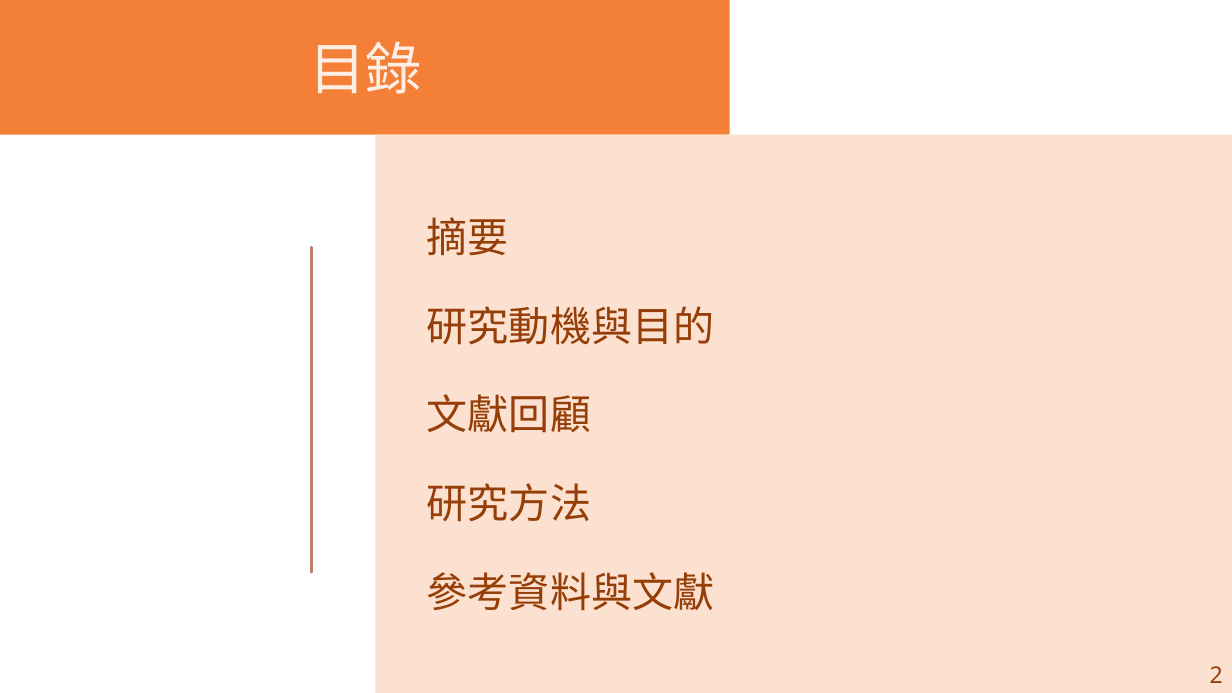
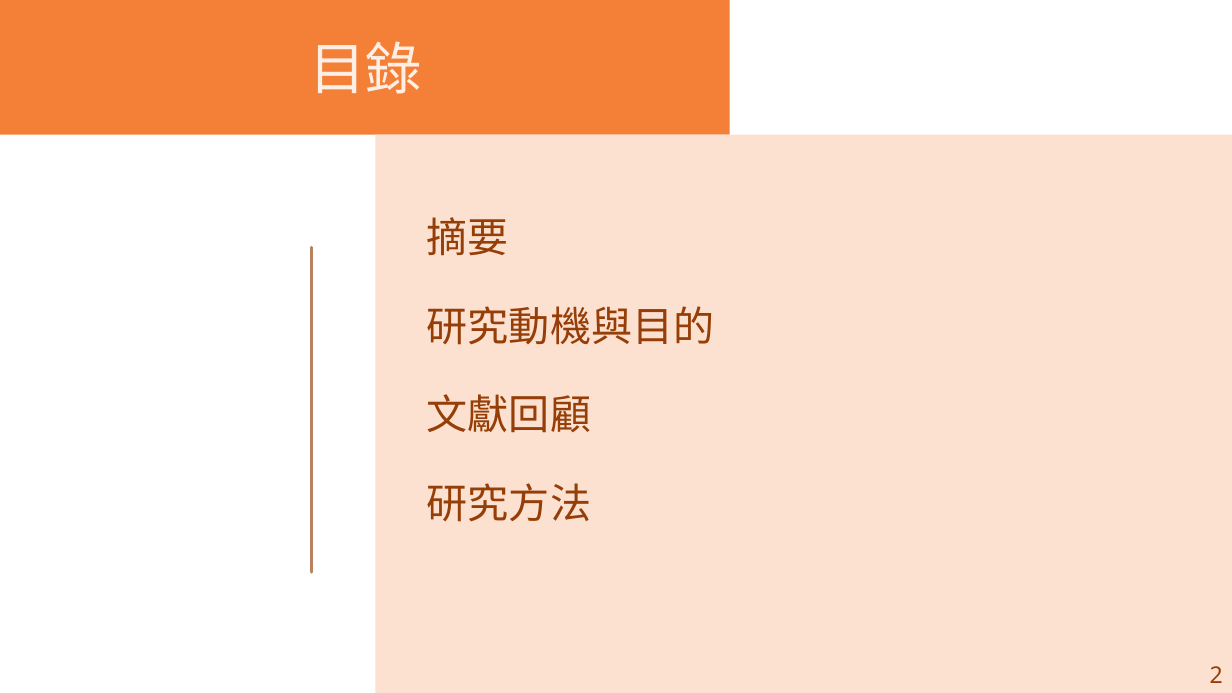
Before and after one commit to carina419/NTUST, a slide deck: slide 2 of 112-2/MI6006701 研究方法/研究方法期末報告.pptx. Drawn at 1232x693 pixels with LibreOffice and Linux fonts; fonts in the diff are those of the drawing. Boxes give left, top, right and bottom in pixels: in the first picture for what was removed or moved away, otherwise in the second. Text is boxed around its words. In the diff, an @@ line names an element or a change of style, - is before the commit and + after.

```diff
--- a/112-2/MI6006701 研究方法/研究方法期末報告.pptx
+++ b/112-2/MI6006701 研究方法/研究方法期末報告.pptx
@@ text removed at box(427, 572, 715, 611) @@
-參考資料與文獻
```
Also in this commit, not shown: 9 other slides changed, 6 slides added, 17 slides removed, 1 other file.
